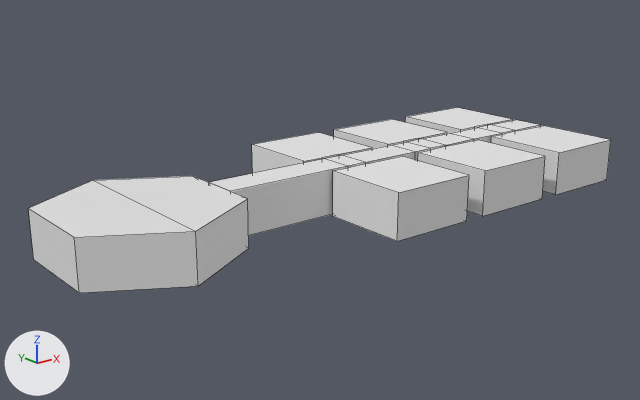
One commit to the Blender file DyNaDeMo/assets/Textures/BedroomRoute.blend: the scene before it, then after it.
The view is the same before and after, from a 50 mm camera at (-14.95, -12.88, 5.98) aimed at (-3.33, 1.65, 0.17). Arrows for +X, +Y and +Z are at lower left; the lights stay in place. Mesh edges are drawn as thin lines.

Objects in the first picture: 'Corridor', 'MeetingRoom', 'Room1', 'Room2', 'Room3', 'Room4', 'Room5', 'Room6'.
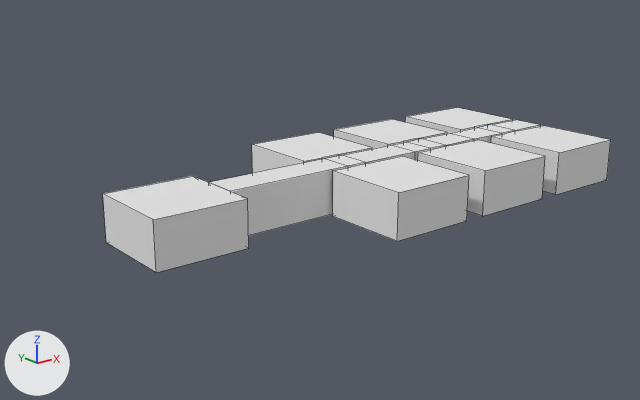
What the commit changed:
me_meetingroom is used by ob_meetingroom; location (-6.0, 1.5, 0.0); scale (2.0, 2.0, 1.0).
me_meetingroom had 16 vertices, 12 faces and spanned x -1.73..0.0, y -1.0..1.0, z 0.0..1.0.
me_meetingroom now has 12 vertices, 8 faces and spans x -1.0..1.0, y -1.0..1.0, z 0.0..1.0.
me_meetingroom part 1: the whole mesh is rebuilt.
me_meetingroom now uses material mat_room (white #e5e5e5).
Object 'MeetingRoom' (ob_meetingroom) is rescaled from (2.0, 2.0, 1.0) to (1.0, 1.0, 1.0).
Object 'MeetingRoom' (ob_meetingroom) moves from (-6.0, 1.5, 0.0) to (-7.0, 1.5, 0.0).

Where the change shows, as pixel boxes (x1, y1, x2, y2) in the pictures (640 x 400 px):
'MeetingRoom', reshaped, moved, rescaled (34% narrower, 17% shorter): before (28, 176, 249, 293); after (103, 176, 249, 273)
